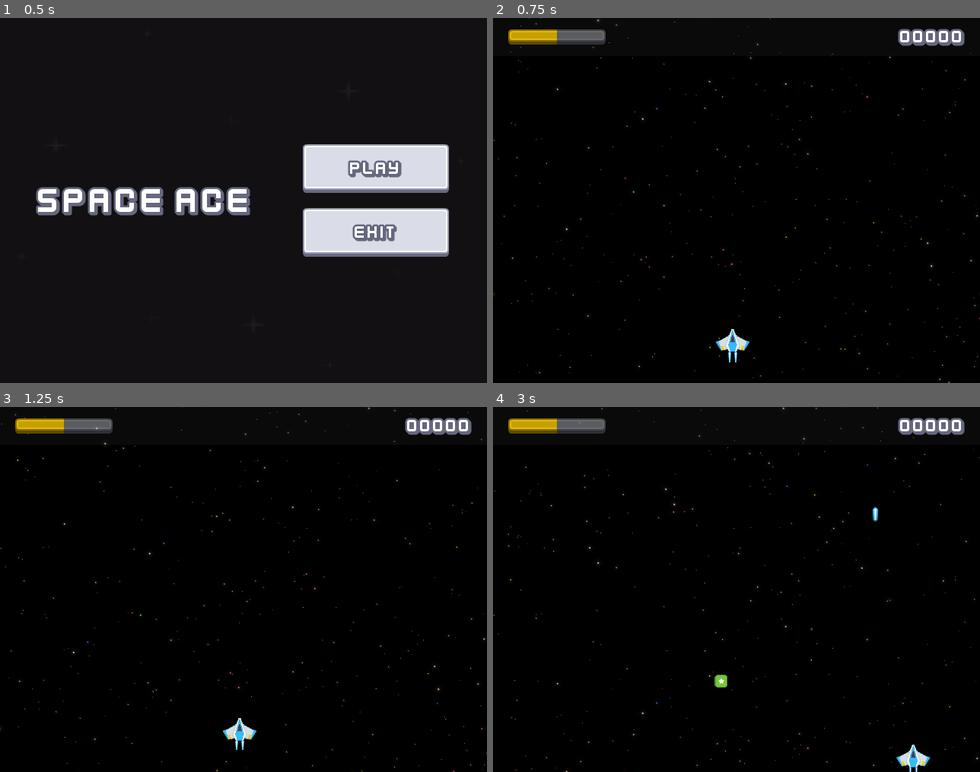
Above: before the commit, frames 1-4 (two rows, left to right).
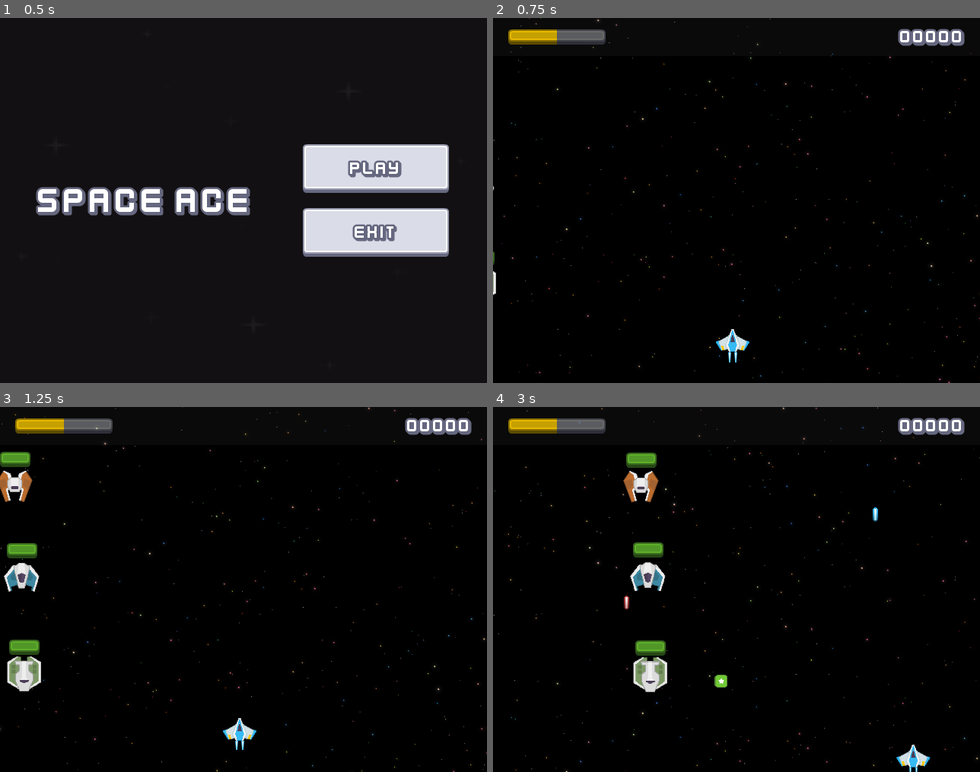
Above: after the commit, the same moments.

Repository: Edwin-Aguirre/Space-Ace
Game: Godot game, scene res://scenes/main/main.tscn
Same seed, same stepped clock (60 frames per second), same inputs: the game is played once before the commit and once after it.
Inputs:
- Up to frame 1 (0.5 s): no input
- Up to frame 2 (0.75 s): click "Play" at 0.5 s
- Up to frame 3 (1.25 s): no input
- Up to frame 4 (3 s): hold Right (right) 1.28-2.03 s; tap Space (shoot) at 1.35, 2.1 s; hold Down (down) 2.03-2.78 s; hold Right (right) from 2.78 s (still down); tap T (test) at 2.85 s

Frame 1 is identical in both runs. In frame 2, less than 0.1% of the frame differs, in the area x 0-1%, y 46-76%; in frame 3, 2.1%; in frame 4, 2.2%, in the area x 26-36%, y 12-79%.

Commit message:
Added Enemy Ships

Diff:
--- /dev/null
+++ b/scenes/enemies/enemy_base.gd
@@ -0,0 +1,43 @@
+extends PathFollow2D
+
+
+class_name EnemyBase
+
+
+@export var points: int = 10
+@export var crash_damage: int = 10
+
+
+@onready var booms: Node2D = $Booms
+@onready var health_bar: HealthBar = $HealthBar
+@onready var sound: AudioStreamPlayer2D = $Sound
+
+
+var _speed: float = 100.0
+
+
+# Called every frame. 'delta' is the elapsed time since the previous frame.
+func _process(delta: float) -> void:
+	progress += delta * _speed
+	if progress_ratio > 0.99:
+		queue_free()
+
+
+func make_booms() -> void:
+	for b in booms.get_children():
+		SignalHub.emit_on_create_explosion(b.global_position, Explosion.EXPLODE)
+
+
+func die() -> void:
+	make_booms()
+	queue_free()
+
+
+func _on_health_bar_died() -> void:
+	ScoreManager.increment_score(points)
+	die()
+
+
+func _on_hit_box_area_entered(area: Area2D) -> void:
+	if area is BulletBase:
+		health_bar.take_damage(area.get_damage())
--- /dev/null
+++ b/scenes/enemies/enemy_base.tscn
@@ -0,0 +1,28 @@
+[gd_scene load_steps=4 format=3 uid="uid://c2c0jrw1dd45y"]
+
+[ext_resource type="PackedScene" uid="uid://ct5chr1c7ps1" path="res://scenes/out_of_time/out_of_time.tscn" id="1_pkqou"]
+[ext_resource type="Script" uid="uid://io1jww74l4vv" path="res://scenes/enemies/enemy_base.gd" id="1_satqt"]
+[ext_resource type="PackedScene" uid="uid://clxqkrv4m272x" path="res://scenes/health_bar/health_bar.tscn" id="2_satqt"]
+
+[node name="EnemyBase" type="PathFollow2D"]
+rotates = false
+loop = false
+script = ExtResource("1_satqt")
+
+[node name="OutOfTime" parent="." instance=ExtResource("1_pkqou")]
+
+[node name="Sound" type="AudioStreamPlayer2D" parent="."]
+
+[node name="Booms" type="Node2D" parent="."]
+
+[node name="HealthBar" parent="." instance=ExtResource("2_satqt")]
+start_health = 100
+
+[node name="HitBox" type="Area2D" parent="."]
+collision_layer = 8
+collision_mask = 2
+
+[node name="CollisionShape2D" type="CollisionShape2D" parent="HitBox"]
+
+[connection signal="died" from="HealthBar" to="." method="_on_health_bar_died"]
+[connection signal="area_entered" from="HitBox" to="." method="_on_hit_box_area_entered"]
--- /dev/null
+++ b/scenes/enemies/enemy_bio.tscn
@@ -0,0 +1,26 @@
+[gd_scene load_steps=4 format=3 uid="uid://cxpadpgkuxumr"]
+
+[ext_resource type="PackedScene" uid="uid://dn2vuww3jr8ha" path="res://scenes/enemies/enemy_ship.tscn" id="1_fw0db"]
+[ext_resource type="Texture2D" uid="uid://cih0xmnpdts3y" path="res://assets/ships/enemies/enemyBlue3.png" id="2_mwtuu"]
+
+[sub_resource type="CircleShape2D" id="CircleShape2D_mwtuu"]
+radius = 25.0
+
+[node name="EnemyBio" instance=ExtResource("1_fw0db")]
+shoots_at_player = true
+bullet_wait_time = 2.0
+bullet_wait_time_var = 0.2
+power_up_chance = 0.9
+
+[node name="HealthBar" parent="." index="3"]
+offset_left = -20.0
+offset_top = -45.0
+offset_right = 20.0
+offset_bottom = -25.0
+
+[node name="CollisionShape2D" parent="HitBox" index="0"]
+shape = SubResource("CircleShape2D_mwtuu")
+
+[node name="Sprite2D" parent="." index="5"]
+scale = Vector2(0.45, 0.45)
+texture = ExtResource("2_mwtuu")
--- /dev/null
+++ b/scenes/enemies/enemy_bomber.tscn
@@ -0,0 +1,26 @@
+[gd_scene load_steps=4 format=3 uid="uid://dyrdjxn8r6c6c"]
+
+[ext_resource type="PackedScene" uid="uid://dn2vuww3jr8ha" path="res://scenes/enemies/enemy_ship.tscn" id="1_figrp"]
+[ext_resource type="Texture2D" uid="uid://cspa63e36cj34" path="res://assets/ships/enemies/enemyGreen4.png" id="2_uxu1k"]
+
+[sub_resource type="CircleShape2D" id="CircleShape2D_uxu1k"]
+radius = 25.0
+
+[node name="EnemyBomber" instance=ExtResource("1_figrp")]
+shoots_at_player = true
+aims_at_player = true
+bullet_type = 2
+bullet_speed = 80.0
+
+[node name="HealthBar" parent="." index="3"]
+offset_left = -20.0
+offset_top = -45.0
+offset_right = 20.0
+offset_bottom = -25.0
+
+[node name="CollisionShape2D" parent="HitBox" index="0"]
+shape = SubResource("CircleShape2D_uxu1k")
+
+[node name="Sprite2D" parent="." index="5"]
+scale = Vector2(0.55, 0.55)
+texture = ExtResource("2_uxu1k")
--- /dev/null
+++ b/scenes/enemies/enemy_ship.gd
@@ -0,0 +1,62 @@
+extends EnemyBase
+
+
+@export var shoots_at_player: bool = false
+@export var aims_at_player: bool = false
+@export var bullet_type: BulletBase.BulletType = BulletBase.BulletType.Enemy
+@export var bullet_speed: float = 120.0
+@export var bullet_direction: Vector2 = Vector2.DOWN
+@export var bullet_wait_time: float = 3.0
+@export var bullet_wait_time_var: float = 0.5
+@export var power_up_chance: float = 0.9
+
+
+@onready var laser_timer: Timer = $LaserTimer
+
+
+var _player_ref: Player
+
+
+# Called when the node enters the scene tree for the first time.
+func _ready() -> void:
+	_player_ref = get_tree().get_first_node_in_group(Player.GROUP_NAME)
+	if !_player_ref:
+		queue_free()
+	start_shoot_timer()
+
+
+func start_shoot_timer() -> void:
+	SpaceUtils.set_and_start_timer(laser_timer, bullet_wait_time, bullet_wait_time_var)
+
+
+func update_bullet_direction() -> void:
+	if aims_at_player == false:
+		return
+
+	if is_instance_valid(_player_ref) == false:
+		return
+
+	bullet_direction = global_position.direction_to(_player_ref.global_position)
+
+
+func shoot() -> void:
+	if shoots_at_player == false:
+		return
+	update_bullet_direction()
+	SignalHub.emit_on_create_bullet(global_position, bullet_direction, bullet_speed, bullet_type)
+	sound.play()
+	start_shoot_timer()
+
+
+func create_power_up() -> void:
+	if randf() < power_up_chance:
+		SignalHub.emit_on_create_powerup_random(global_position)
+
+
+func die() -> void:
+	create_power_up()
+	super()
+
+
+func _on_laser_timer_timeout() -> void:
+	shoot()
--- /dev/null
+++ b/scenes/enemies/enemy_ship.tscn
@@ -0,0 +1,32 @@
+[gd_scene load_steps=6 format=3 uid="uid://dn2vuww3jr8ha"]
+
+[ext_resource type="PackedScene" uid="uid://c2c0jrw1dd45y" path="res://scenes/enemies/enemy_base.tscn" id="1_scyvl"]
+[ext_resource type="Script" uid="uid://db0opvkcsgdpy" path="res://scenes/enemies/enemy_ship.gd" id="2_sqmya"]
+[ext_resource type="AudioStream" uid="uid://b04nf4bppjd6o" path="res://assets/sounds/lasers/sfx_laser1.ogg" id="3_26yc4"]
+[ext_resource type="AudioStream" uid="uid://e4pkvqrvl4hv" path="res://assets/sounds/lasers/sfx_laser2.ogg" id="4_o20jb"]
+
+[sub_resource type="AudioStreamRandomizer" id="AudioStreamRandomizer_awypu"]
+streams_count = 2
+stream_0/stream = ExtResource("3_26yc4")
+stream_1/stream = ExtResource("4_o20jb")
+
+[node name="EnemyShip" instance=ExtResource("1_scyvl")]
+script = ExtResource("2_sqmya")
+shoots_at_player = false
+aims_at_player = false
+bullet_type = 1
+bullet_speed = 120.0
+bullet_direction = Vector2(0, 1)
+bullet_wait_time = 3.0
+bullet_wait_time_var = 0.5
+power_up_chance = 0.9
+
+[node name="Sound" parent="." index="1"]
+stream = SubResource("AudioStreamRandomizer_awypu")
+
+[node name="Sprite2D" type="Sprite2D" parent="." index="5"]
+
+[node name="LaserTimer" type="Timer" parent="." index="6"]
+one_shot = true
+
+[connection signal="timeout" from="LaserTimer" to="." method="_on_laser_timer_timeout"]
--- /dev/null
+++ b/scenes/enemies/enemy_zipper.tscn
@@ -0,0 +1,23 @@
+[gd_scene load_steps=4 format=3 uid="uid://bf3k7nvrdda1e"]
+
+[ext_resource type="PackedScene" uid="uid://dn2vuww3jr8ha" path="res://scenes/enemies/enemy_ship.tscn" id="1_ygr6r"]
+[ext_resource type="Texture2D" uid="uid://bujkmb7vhfpub" path="res://assets/ships/enemies/enemyRed1.png" id="2_0kqmv"]
+
+[sub_resource type="CircleShape2D" id="CircleShape2D_0kqmv"]
+radius = 25.0
+
+[node name="EnemyZipper" instance=ExtResource("1_ygr6r")]
+power_up_chance = 0.9
+
+[node name="HealthBar" parent="." index="3"]
+offset_left = -20.0
+offset_top = -45.0
+offset_right = 20.0
+offset_bottom = -25.0
+
+[node name="CollisionShape2D" parent="HitBox" index="0"]
+shape = SubResource("CircleShape2D_0kqmv")
+
+[node name="Sprite2D" parent="." index="5"]
+scale = Vector2(0.5, 0.5)
+texture = ExtResource("2_0kqmv")
--- a/scenes/explosion/explosion.tscn
+++ b/scenes/explosion/explosion.tscn
@@ -70,7 +70,7 @@
 
 [node name="Sound" type="AudioStreamPlayer2D" parent="."]
 stream = SubResource("AudioStreamRandomizer_cuits")
-volume_db = -5.0
+volume_db = -25.0
 autoplay = true
 
 [node name="AnimatedSprite2D" type="AnimatedSprite2D" parent="."]
--- a/scenes/level/level.tscn
+++ b/scenes/level/level.tscn
@@ -7,6 +7,27 @@
 [ext_resource type="PackedScene" uid="uid://cer1hnbbwjhy3" path="res://scenes/player/player.tscn" id="4_hnne4"]
 [ext_resource type="AudioStream" uid="uid://c5olly1c1agwo" path="res://assets/sounds/music/Mercury.wav" id="5_vpf64"]
 [ext_resource type="PackedScene" uid="uid://cinllkmnek4gq" path="res://scenes/game_ui/game_ui.tscn" id="7_wcngd"]
+[ext_resource type="PackedScene" uid="uid://bf3k7nvrdda1e" path="res://scenes/enemies/enemy_zipper.tscn" id="8_xv074"]
+[ext_resource type="PackedScene" uid="uid://cxpadpgkuxumr" path="res://scenes/enemies/enemy_bio.tscn" id="9_tf2q7"]
+[ext_resource type="PackedScene" uid="uid://dyrdjxn8r6c6c" path="res://scenes/enemies/enemy_bomber.tscn" id="10_pe1ox"]
+
+[sub_resource type="Curve2D" id="Curve2D_m0bv2"]
+_data = {
+"points": PackedVector2Array(0, 0, 0, 0, -47, 104, 0, 0, 0, 0, 699, 106)
+}
+point_count = 2
+
+[sub_resource type="Curve2D" id="Curve2D_b7m21"]
+_data = {
+"points": PackedVector2Array(0, 0, 0, 0, -38, 224, 0, 0, 0, 0, 686, 222)
+}
+point_count = 2
+
+[sub_resource type="Curve2D" id="Curve2D_pm6rs"]
+_data = {
+"points": PackedVector2Array(0, 0, 0, 0, -35, 351, 0, 0, 0, 0, 678, 354)
+}
+point_count = 2
 
 [node name="Level" type="Node2D"]
 script = ExtResource("1_vpf64")
@@ -30,3 +51,21 @@
 [node name="CanvasLayer" type="CanvasLayer" parent="."]
 
 [node name="GameUI" parent="CanvasLayer" instance=ExtResource("7_wcngd")]
+
+[node name="Path2D" type="Path2D" parent="."]
+curve = SubResource("Curve2D_m0bv2")
+
+[node name="EnemyZipper" parent="Path2D" instance=ExtResource("8_xv074")]
+position = Vector2(-47, 104)
+
+[node name="Path2D2" type="Path2D" parent="."]
+curve = SubResource("Curve2D_b7m21")
+
+[node name="EnemyBio" parent="Path2D2" instance=ExtResource("9_tf2q7")]
+position = Vector2(-38, 224)
+
+[node name="Path2D3" type="Path2D" parent="."]
+curve = SubResource("Curve2D_pm6rs")
+
+[node name="EnemyBomber" parent="Path2D3" instance=ExtResource("10_pe1ox")]
+position = Vector2(-35, 351)
--- a/scenes/player/player.gd
+++ b/scenes/player/player.gd
@@ -16,6 +16,7 @@
 
 @onready var ship: Sprite2D = $Ship
 @onready var shield: Shield = $Shield
+@onready var sound: AudioStreamPlayer2D = $Sound
 
 
 var _upper_left: Vector2
@@ -49,6 +50,7 @@
 
 func shoot() -> void:
 	SignalHub.emit_on_create_bullet(global_position, bullet_direction, bullet_speed, BulletBase.BulletType.Player)
+	sound.play()
 
 
 func get_input() -> Vector2:
--- a/scenes/player/player.tscn
+++ b/scenes/player/player.tscn
@@ -1,9 +1,11 @@
-[gd_scene load_steps=8 format=3 uid="uid://cer1hnbbwjhy3"]
+[gd_scene load_steps=11 format=3 uid="uid://cer1hnbbwjhy3"]
 
 [ext_resource type="Texture2D" uid="uid://dbnqjqtc0xelx" path="res://assets/ships/player/playerShip2_blue.png" id="1_8afob"]
 [ext_resource type="Script" uid="uid://c6poc4moo3dbd" path="res://scenes/player/player.gd" id="1_dovo2"]
 [ext_resource type="PackedScene" uid="uid://dn23plylfb1fs" path="res://scenes/shield/shield.tscn" id="3_gmlin"]
 [ext_resource type="Texture2D" uid="uid://dx4f5mk8t154v" path="res://assets/lasers/laserBlue01.png" id="3_lvxji"]
+[ext_resource type="AudioStream" uid="uid://b04nf4bppjd6o" path="res://assets/sounds/lasers/sfx_laser1.ogg" id="5_75vfm"]
+[ext_resource type="AudioStream" uid="uid://e4pkvqrvl4hv" path="res://assets/sounds/lasers/sfx_laser2.ogg" id="6_0owmy"]
 
 [sub_resource type="CircleShape2D" id="CircleShape2D_dovo2"]
 
@@ -66,6 +68,11 @@
 &"fly": SubResource("Animation_p47bc")
 }
 
+[sub_resource type="AudioStreamRandomizer" id="AudioStreamRandomizer_qek5x"]
+streams_count = 2
+stream_0/stream = ExtResource("5_75vfm")
+stream_1/stream = ExtResource("6_0owmy")
+
 [node name="Player" type="Area2D"]
 collision_mask = 28
 script = ExtResource("1_dovo2")
@@ -97,4 +104,7 @@
 }
 autoplay = "fly"
 
+[node name="Sound" type="AudioStreamPlayer2D" parent="."]
+stream = SubResource("AudioStreamRandomizer_qek5x")
+
 [connection signal="area_entered" from="." to="." method="_on_area_entered"]
Not shown, added: scenes/enemies/enemy_base.gd.uid
Not shown, added: scenes/enemies/enemy_ship.gd.uid
Not shown: 1 places in scenes/level/level.tscn that only renumber resources
